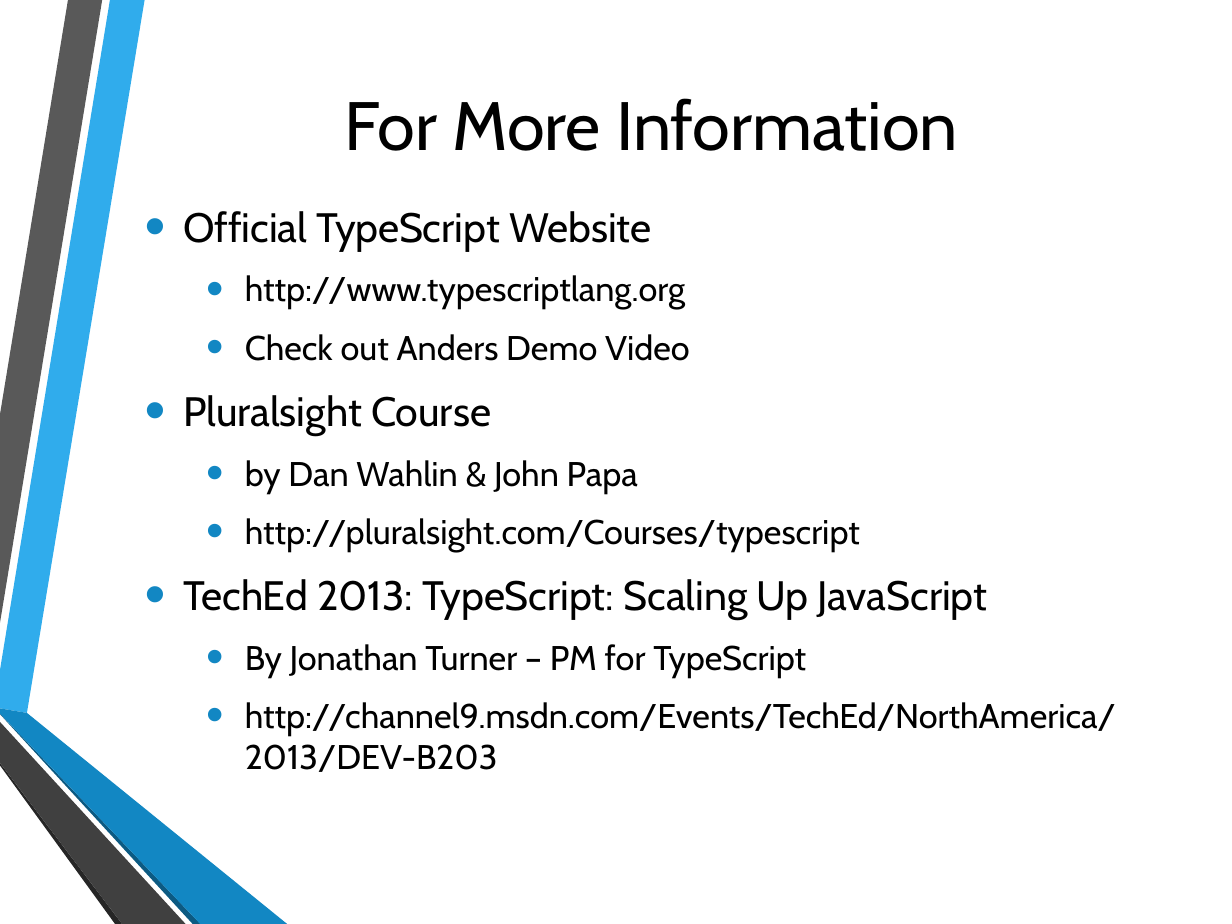
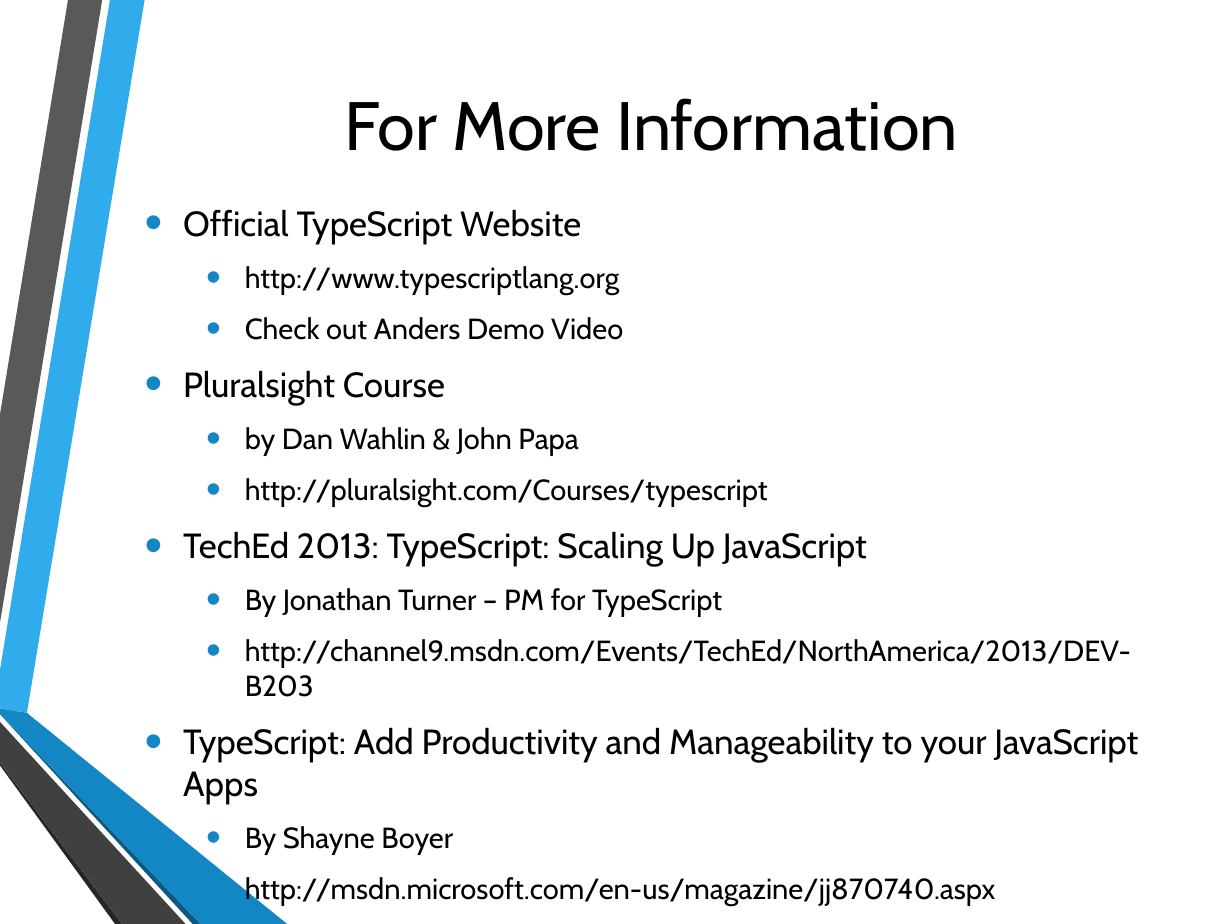
Before and after one commit to shawnweisfeld/20130625_TypeScript, a slide deck: slide 16 of 20130625_TypeScript.pptx. Drawn at 1232x924 pixels with LibreOffice and Linux fonts; fonts in the diff are those of the drawing; background and template pictures are left out. Boxes give left, top, right and bottom in pixels: in the first picture for what was removed or moved away, otherwise in the second. Text is boxed around its words. In the diff, an @@ line names an element or a change of style, - is before the commit and + after.

```diff
--- a/20130625_TypeScript.pptx
+++ b/20130625_TypeScript.pptx
@@ text at [183, 209, 1131, 697]: size 24 to 20.4 pt in "Official TypeScript Website", "Pluralsight Course", "TechEd 2013: TypeScript: Scaling Up JavaScript"; size 20 to 17 pt in "http://www.typescriptlang.org", "Check out Anders Demo Video", "by Dan Wahlin & John Papa", "http://pluralsight.com/Courses/typescript" and 2 more places @@
@@ text at [183, 727, 1138, 906]: paragraphs added @@
+• TypeScript: Add Productivity and Manageability to your JavaScript Apps
+  • By Shayne Boyer
+  • http://msdn.microsoft.com/en-us/magazine/jj870740.aspx
```
Also in this commit, not shown: 1 other file.
